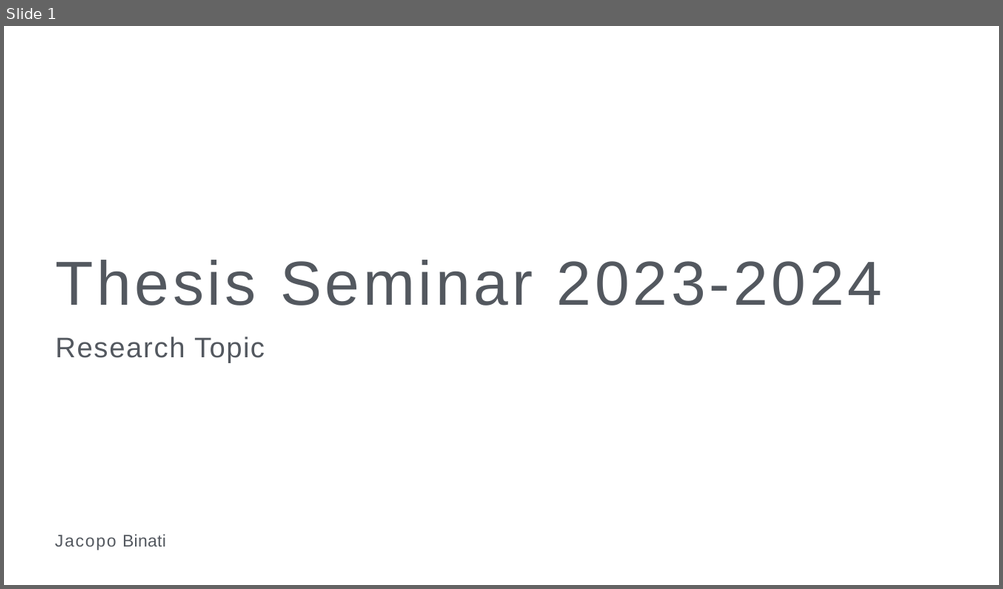
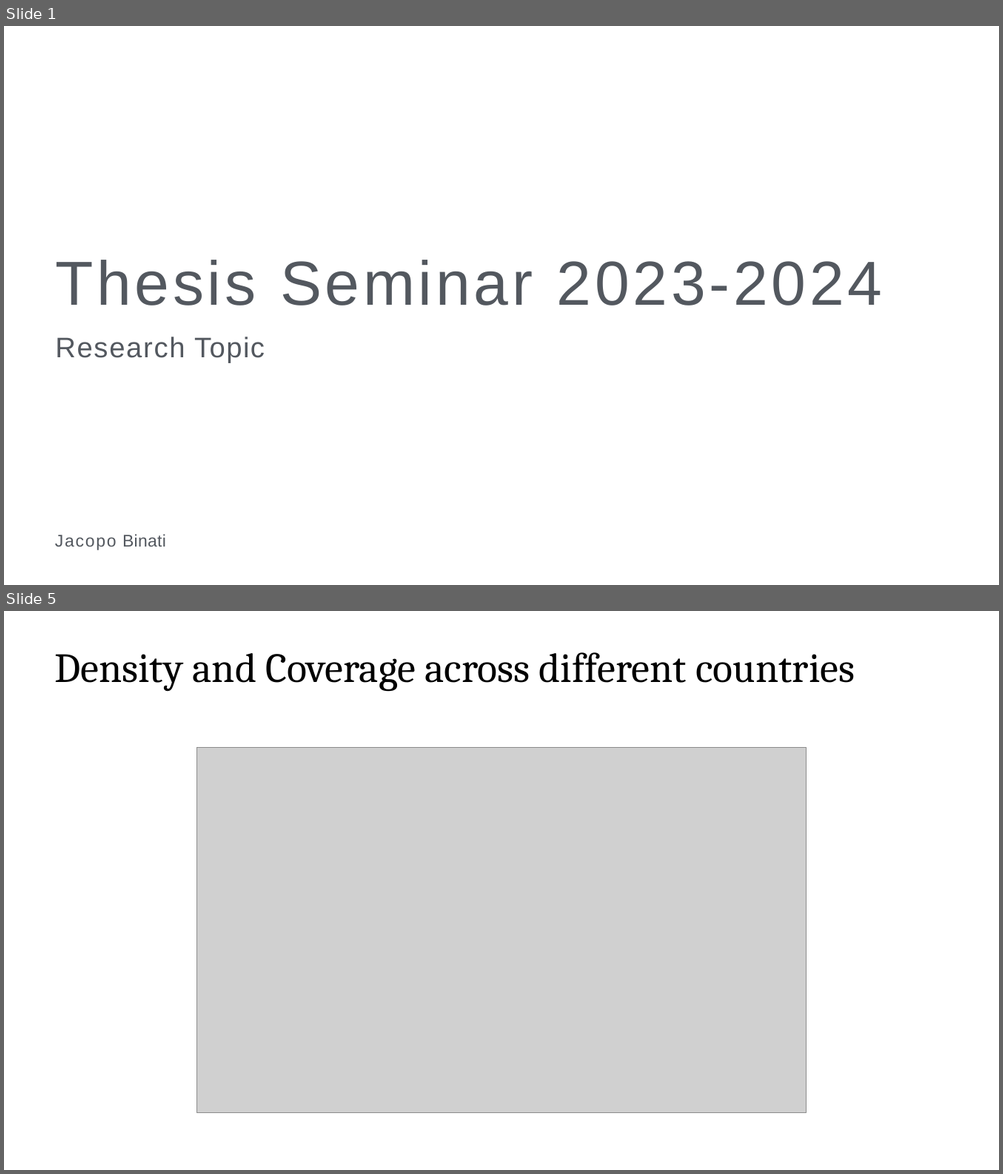
Before and after one commit to Jacopo21/MA_Thesis, a slide deck: presentations/presentation_JacopoBinati.pptx. Shown one above the other, each under a label of ours: slide 1 before the commit, slides 1 and 5 after it; the slides between them are not shown. The pictures are 1003x589 and 1003x1174 pixels, drawn with LibreOffice and Linux fonts; fonts in the diff are those of the drawing; grey boxes stand for pictures; background and template pictures are left out. Boxes give left, top, right and bottom in pixels: in the first picture for what was removed or moved away, otherwise in the second. Text is boxed around its words. In the diff, an @@ line names an element or a change of style, - is before the commit and + after.

```diff
--- a/presentations/presentation_JacopoBinati.pptx
+++ b/presentations/presentation_JacopoBinati.pptx
@@ slide 5 added at [4,611,999,1170], background picture (left out) @@
@@ title added at [54,652,854,692], 66 pt, text #000000 @@
+Density and Coverage across different countries
@@ picture added at [196,748,806,1113] @@
```
Also in this commit, not shown: 5 slides changed, 4 other slides added, 1 slide removed, 14 other files.
